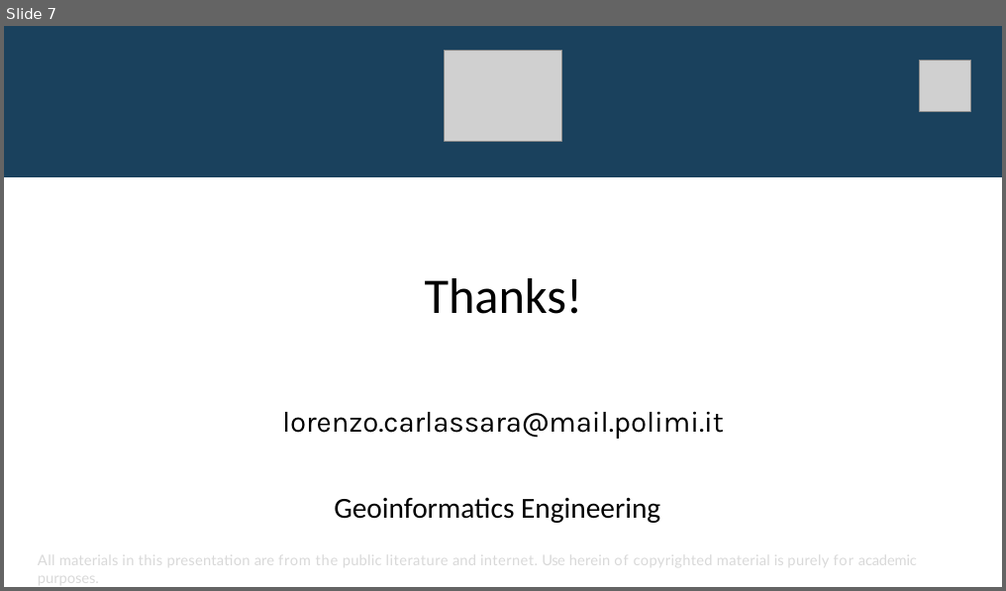
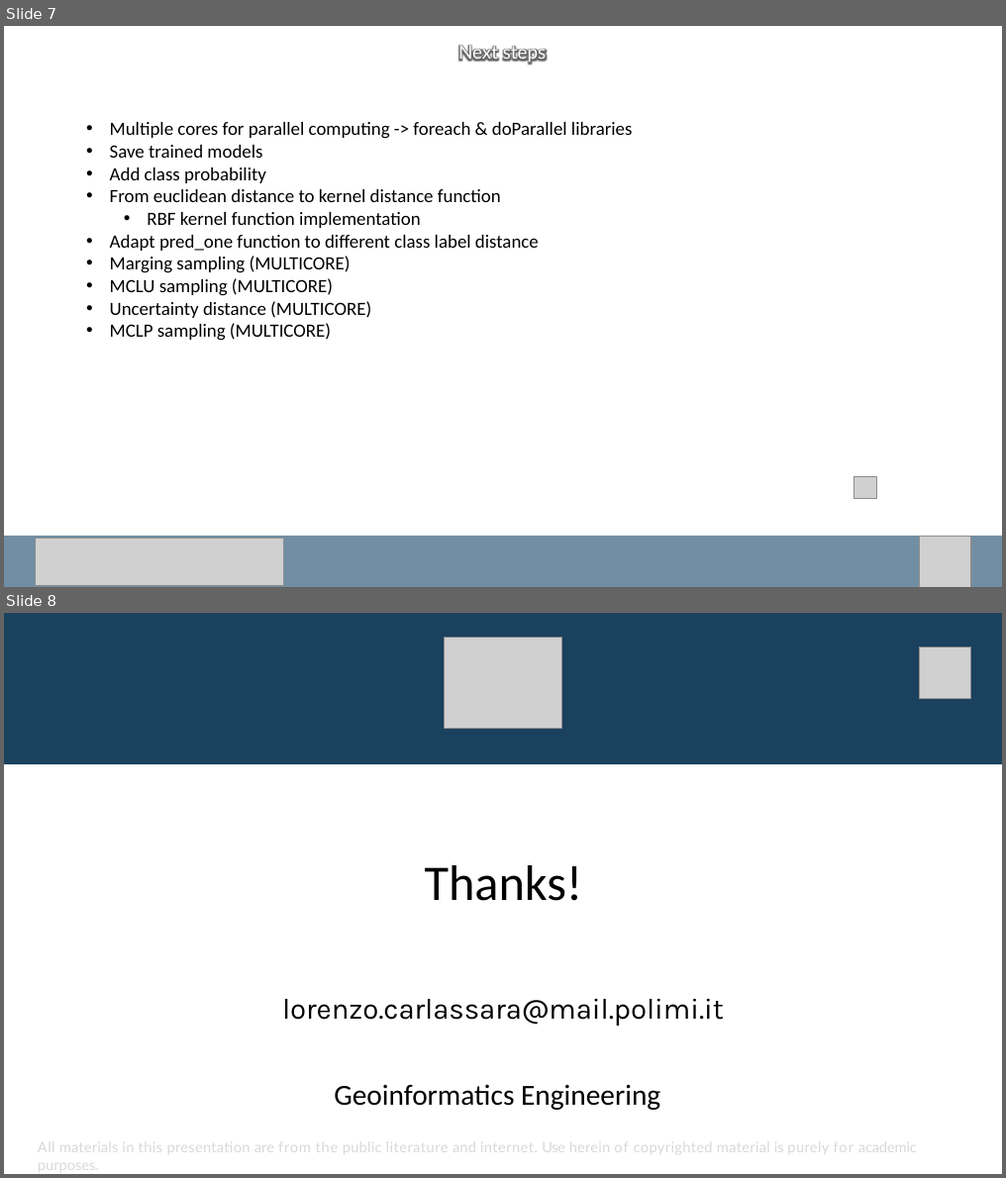
Before and after one commit to carls31/active-learning-virtual-SVM, a slide deck: presentation_CARLASSARA_10601118.pptx. Shown one above the other, each under a label of ours: slide 7 before the commit, slides 7 and 8 after it. The pictures are 1006x591 and 1006x1178 pixels, drawn with LibreOffice and Linux fonts; fonts in the diff are those of the drawing; grey boxes stand for pictures. Boxes give left, top, right and bottom in pixels: in the first picture for what was removed or moved away, otherwise in the second. Text is boxed around its words. In the diff, an @@ line names an element or a change of style, - is before the commit and + after.

```diff
--- a/presentation_CARLASSARA_10601118.pptx
+++ b/presentation_CARLASSARA_10601118.pptx
@@ slide 7 added at box(4, 26, 1002, 587), background #FFFFFF @@
@@ text added at box(458, 43, 546, 64), 18 pt, text #FFFFFF @@
+Next steps
@@ text added at box(110, 122, 633, 341), 18 pt, text #000000 @@
+• Multiple cores for parallel computing -> foreach & doParallel libraries
+• Save trained models
+• Add class probability
+• From euclidean distance to kernel distance function
+  • RBF kernel function implementation
+• Adapt pred_one function to different class label distance
+• Marging sampling (MULTICORE)
+• MCLU sampling (MULTICORE)
+• Uncertainty distance (MULTICORE)
+• MCLP sampling (MULTICORE)
@@ picture added at box(854, 476, 876, 498) @@
@@ freeform shape added at box(4, 536, 1002, 587), fill #718FA4 @@
@@ picture added at box(36, 539, 284, 586) @@
@@ picture added at box(920, 536, 971, 587) @@
@@ picture added at box(927, 540, 972, 584) @@
@@ what was slide 7 is now slide 8 @@
```
Also in this commit, not shown: 4 slides changed.
